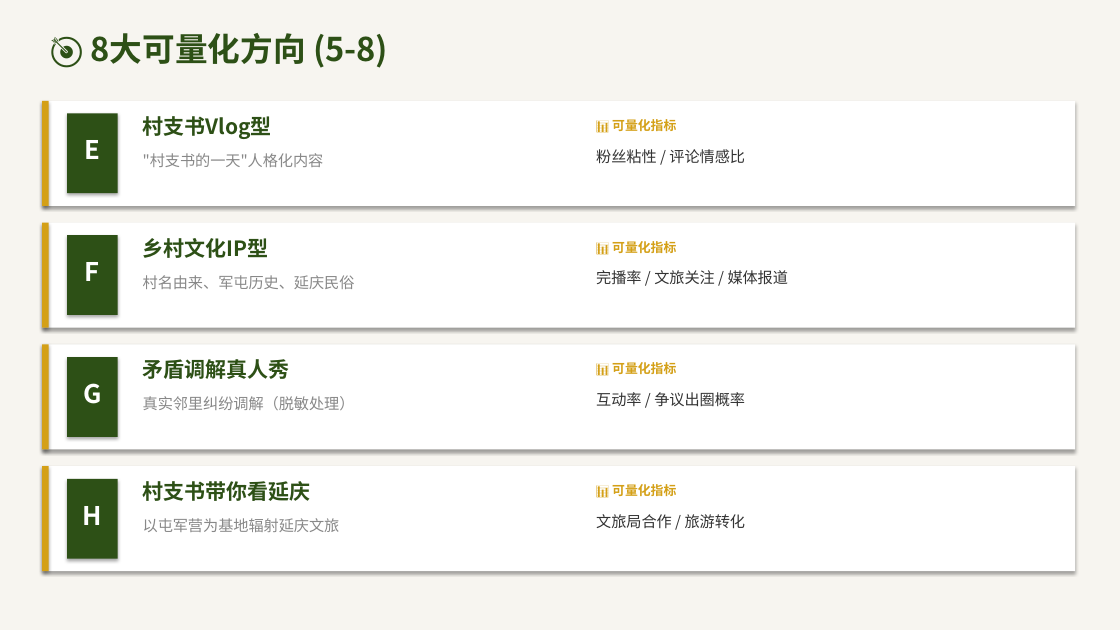
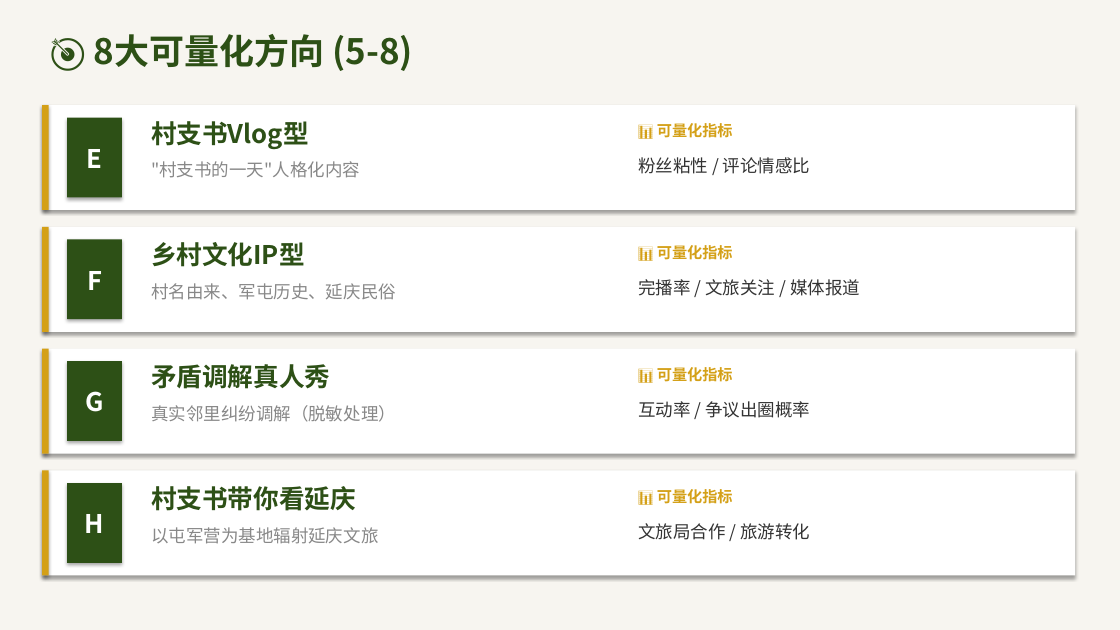
Before and after one commit to 975801846-star/workspace-outputs, a slide deck: slide 4 of tunjunying/PPT_python-pptx版.pptx. Drawn at 1120x630 pixels with LibreOffice and Linux fonts; fonts in the diff are those of the drawing. Boxes give left, top, right and bottom in pixels: in the first picture for what was removed or moved away, otherwise in the second. Text is boxed around its words. In the diff, an @@ line names an element or a change of style, - is before the commit and + after.

```diff
--- a/tunjunying/PPT_python-pptx版.pptx
+++ b/tunjunying/PPT_python-pptx版.pptx
@@ text "🎯 8大可量化方向 (5-8)" at box(332, 35, 413, 71): size 28 to 30 pt @@
@@ rectangle: place and size @@
-rectangle at box(67, 113, 118, 193)
+rectangle at box(67, 118, 122, 197)
@@ text "村支书Vlog型": place and size @@
-text "村支书Vlog型" at box(143, 116, 272, 139)
+text "村支书Vlog型" at box(151, 121, 309, 149)
@@ text "📊 可量化指标": place and size @@
-text "📊 可量化指标" at box(612, 119, 676, 131)
+text "📊 可量化指标" at box(657, 123, 733, 138)
@@ text "E": place and size @@
-text "E" at box(84, 140, 100, 159)
+text "E" at box(87, 149, 103, 168)
@@ text "粉丝粘性 / 评论情感比": place and size @@
-text "粉丝粘性 / 评论情感比" at box(596, 149, 745, 164)
+text "粉丝粘性 / 评论情感比" at box(638, 157, 810, 174)
@@ rectangle: place and size @@
-rectangle at box(67, 235, 118, 315)
+rectangle at box(67, 239, 122, 319)
@@ text "乡村文化IP型": place and size @@
-text "乡村文化IP型" at box(143, 238, 269, 258)
+text "乡村文化IP型" at box(151, 242, 305, 267)
@@ text "📊 可量化指标": place and size @@
-text "📊 可量化指标" at box(612, 241, 676, 253)
+text "📊 可量化指标" at box(657, 245, 733, 260)
@@ text "F": place and size @@
-text "F" at box(85, 262, 100, 281)
+text "F" at box(87, 271, 102, 290)
@@ text "完播率 / 文旅关注 / 媒体报道": place and size @@
-text "完播率 / 文旅关注 / 媒体报道" at box(596, 270, 789, 284)
+text "完播率 / 文旅关注 / 媒体报道" at box(638, 279, 860, 296)
@@ 8 rectangles: place and size @@
-8 rectangles at box(42, 101, 1075, 571)
+8 rectangles at box(42, 105, 1075, 576)
@@ size 18 to 22 pt in 4 elements at box(151, 486, 356, 511), box(151, 121, 309, 149), box(151, 242, 305, 267), box(151, 364, 330, 389) @@
@@ text "矛盾调解真人秀": place and size @@
-text "矛盾调解真人秀" at box(143, 359, 290, 379)
+text "矛盾调解真人秀" at box(151, 364, 330, 389)
@@ text "G": place and size @@
-text "G" at box(83, 383, 101, 404)
+text "G" at box(85, 391, 103, 412)
@@ rectangle: place and size @@
-rectangle at box(67, 357, 118, 437)
+rectangle at box(67, 361, 122, 441)
@@ text "📊 可量化指标": place and size @@
-text "📊 可量化指标" at box(612, 362, 676, 374)
+text "📊 可量化指标" at box(657, 367, 733, 382)
@@ size 13 to 15 pt in 8 elements at box(151, 161, 360, 178), box(151, 283, 396, 300), box(151, 405, 396, 422), box(151, 527, 378, 544), box(638, 157, 810, 174), box(638, 279, 860, 296), box(638, 523, 810, 540), box(638, 401, 810, 418) @@
@@ text "互动率 / 争议出圈概率": place and size @@
-text "互动率 / 争议出圈概率" at box(596, 392, 745, 407)
+text "互动率 / 争议出圈概率" at box(638, 401, 810, 418)
@@ text "村支书带你看延庆": place and size @@
-text "村支书带你看延庆" at box(143, 481, 311, 501)
+text "村支书带你看延庆" at box(151, 486, 356, 511)
@@ text "H": place and size @@
-text "H" at box(83, 506, 102, 525)
+text "H" at box(85, 514, 104, 533)
@@ rectangle: place and size @@
-rectangle at box(67, 479, 118, 559)
+rectangle at box(67, 483, 122, 563)
@@ size 11 to 13 pt in 4 elements at box(657, 123, 733, 138), box(657, 245, 733, 260), box(657, 367, 733, 382), box(657, 489, 733, 504) @@
@@ text "📊 可量化指标": place and size @@
-text "📊 可量化指标" at box(612, 484, 676, 496)
+text "📊 可量化指标" at box(657, 489, 733, 504)
@@ 4 texts: place and size @@
-4 texts at box(143, 153, 355, 532)
+4 texts at box(151, 161, 396, 544)
@@ text "文旅局合作 / 旅游转化": place and size @@
-text "文旅局合作 / 旅游转化" at box(596, 514, 746, 529)
+text "文旅局合作 / 旅游转化" at box(638, 523, 810, 540)
```
Also in this commit, not shown: 16 other slides changed, 1 slide added.
